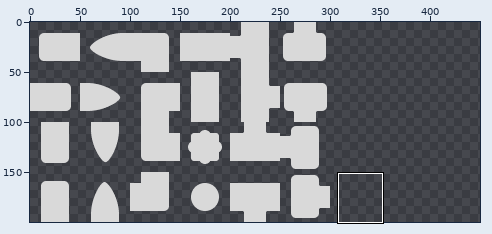
File history of a sprite sheet, battleship-frontend/src/assets/ships.png. Above, an overview of the earlier version with the close-up marked.
Close-up. Before:
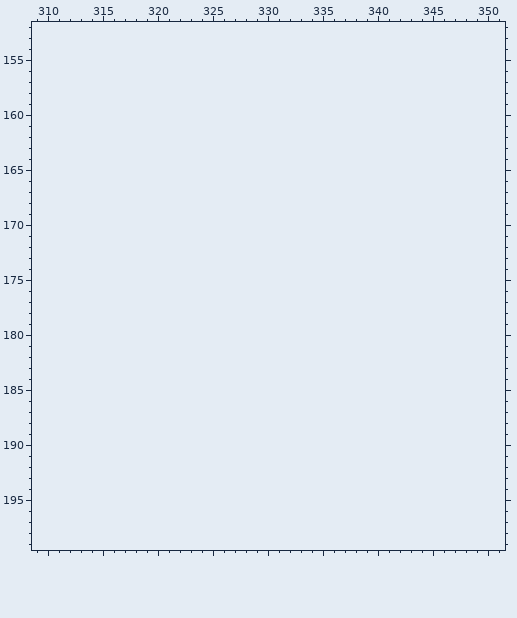
The file is 300x200 pixels. Pixels under 10% opacity are left out. Colours within 5 levels of each other are drawn and written as one. Shown: x 309..351, y 152..199. The old version is drawn lined up with the new one, on the new canvas. The commit also changed other parts of the picture, which this record leaves out.
Palette (. is transparent): 
After the commit:
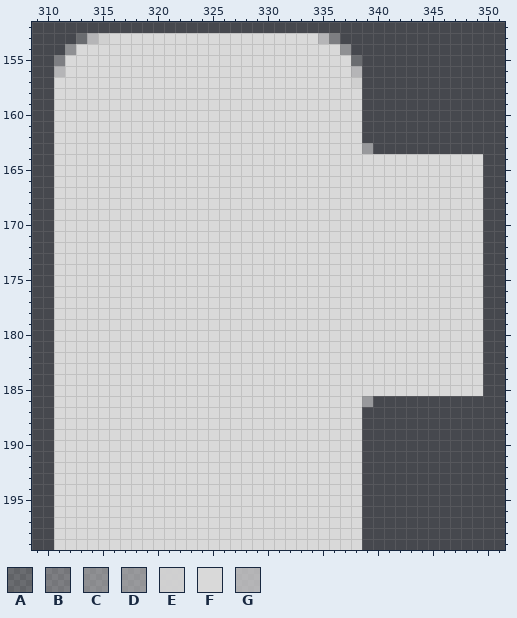
Colours new in this view: A #d7d7d740  B #d7d7d760  C #d7d7d780  D #d8d8d890  E #d9d9d9ef  F #d9d9d9  G #dadadabf
From old to new:
canvas 300x200 -> 450x200
There is now colour A in row 153 at x 313; in row 155 at x 338.
There is now colour B in row 153 at x 336; in row 155 at x 311.
There is now colour C in row 154 at x 312 and 337.
There is now colour D in row 163 at x 339; in row 186 at x 339.
There is now colour E in row 153 at x 315; in row 157 at x 338.
There is now colour F in row 153 at x 316 to 334; in row 154 at x 313 to 336; in rows 155 to 156 at x 312 to 337; in row 157 at x 311 to 337; in rows 158 to 163 at x 311 to 338; in rows 164 to 185 at x 311 to 349.
There is now colour F in rows 186 to 199 at x 311 to 338.
There is now colour G in row 153 at x 314 and 335; in row 156 at x 311 and 338.
Pixel boxes of the changes (left, top, right, bottom) in both close-ups:
added: (54, 33, 483, 550)
